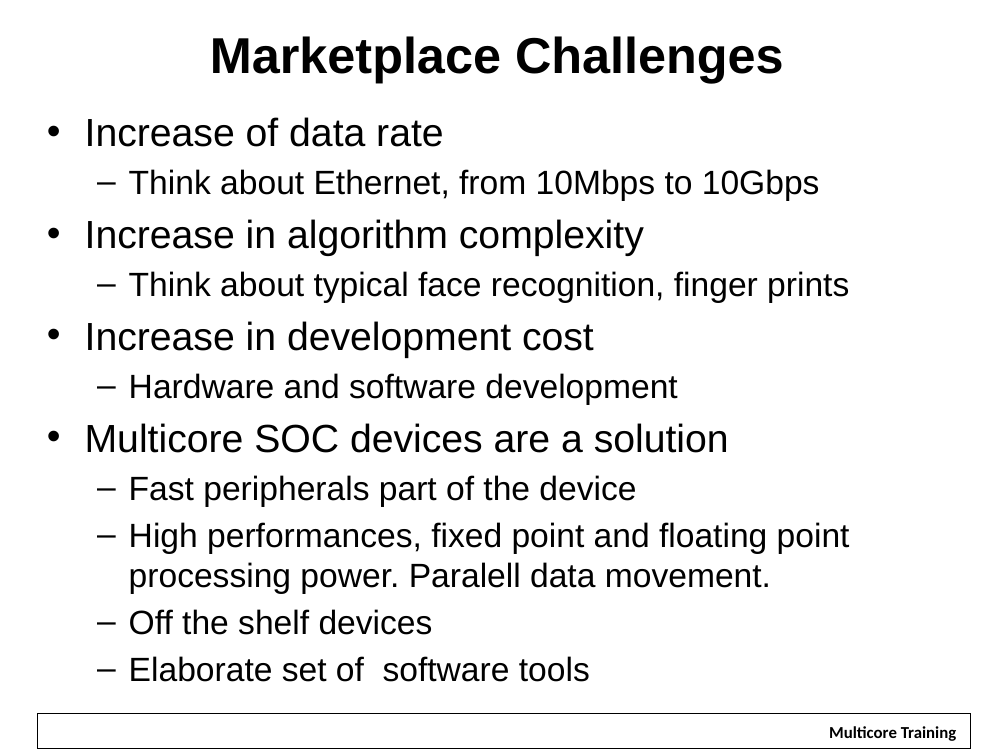
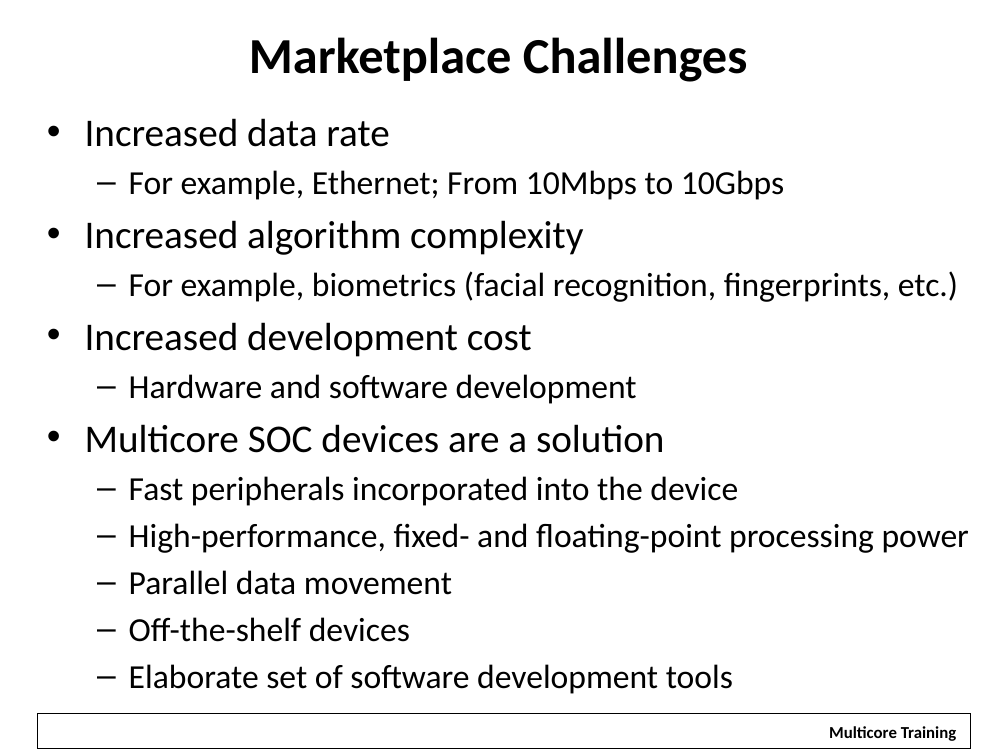
Before and after one commit to hari1989/keystone-workshop, a slide deck: slide 5 of slides/KeyStone Multicore Design.pptx. Drawn at 1008x756 pixels with LibreOffice and Linux fonts; fonts in the diff are those of the drawing; background and template pictures are left out. Boxes give left, top, right and bottom in pixels: in the first picture for what was removed or moved away, otherwise in the second. Text is boxed around its words. In the diff, an @@ line names an element or a change of style, - is before the commit and + after.

```diff
--- a/slides/KeyStone Multicore Design.pptx
+++ b/slides/KeyStone Multicore Design.pptx
@@ title "Marketplace Challenges" at [249, 37, 747, 82]: font Arial to Calibri @@
@@ text at [85, 118, 958, 357]: text changed; font Arial to Calibri @@
-• Increase of data rate
-  – Think about Ethernet, from 10Mbps to 10Gbps
-• Increase in algorithm complexity
-  – Think about typical face recognition, finger prints
-• Increase in development cost
+• Increased data rate
+  – For example, Ethernet; From 10Mbps to 10Gbps
+• Increased algorithm complexity
+  – For example, biometrics (facial recognition, fingerprints, etc.)
+• Increased development cost
@@ text at [85, 374, 665, 453]: font Arial to Calibri in "Hardware and software development", "Multicore SOC devices are a solution" @@
@@ text at [129, 476, 969, 694]: text changed; font Arial to Calibri @@
-  – Fast peripherals part of the device
-  – High performances, fixed point and floating point processing power. Paralell data movement.
-  – Off the shelf devices
-  – Elaborate set of software tools
+  – Fast peripherals incorporated into the device
+  – High-performance, fixed- and floating-point processing power
+  – Parallel data movement
+  – Off-the-shelf devices
+  – Elaborate set of software development tools
```
Also in this commit, not shown: 50 other slides changed, 2 other files.
